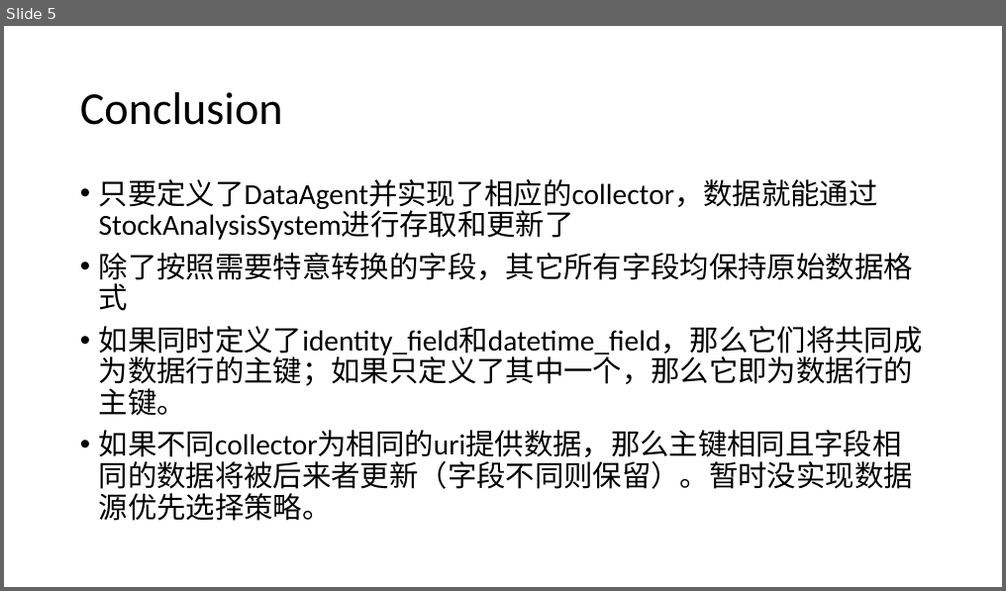
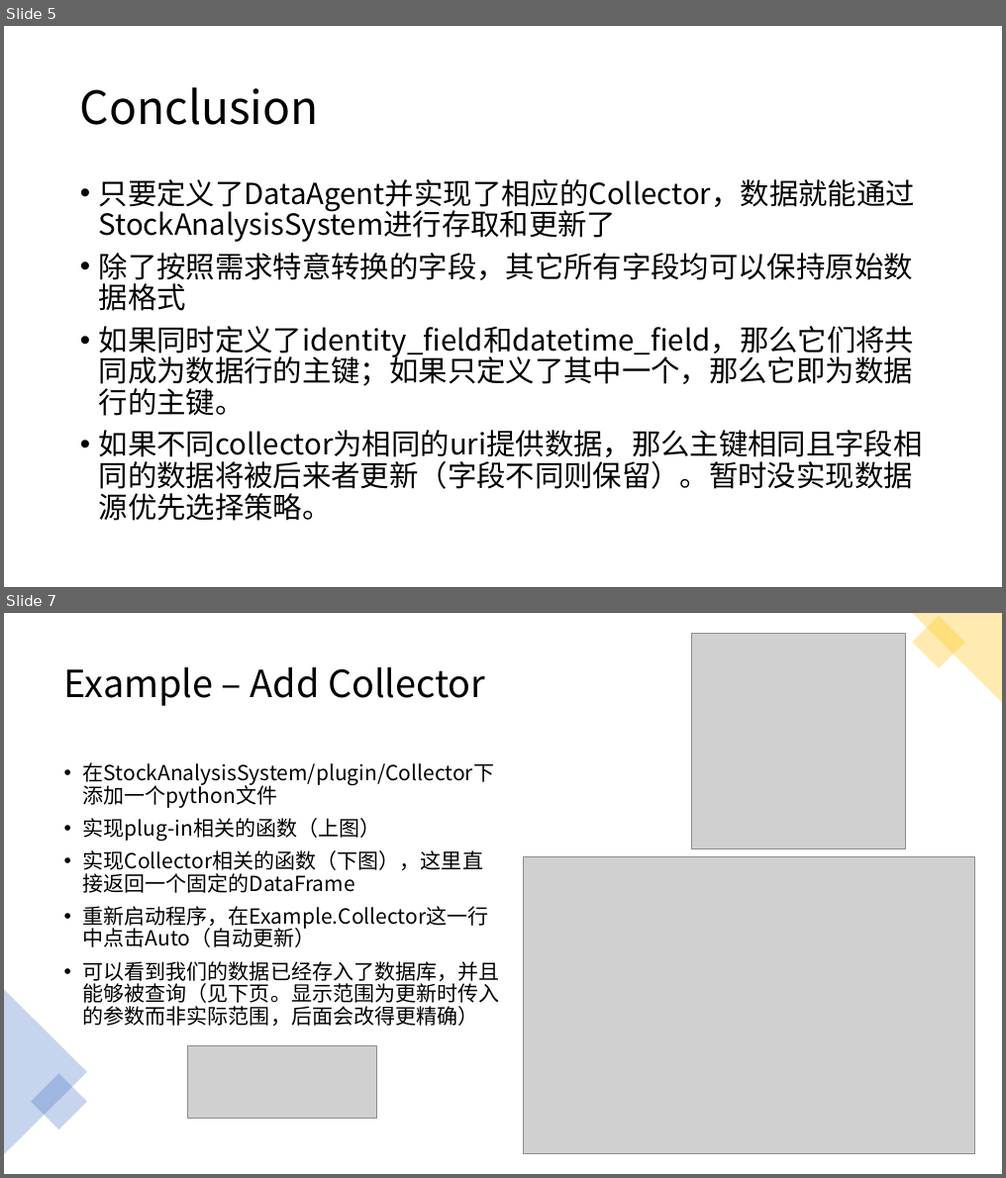
Before and after one commit to SleepySoft/StockAnalysisSystem, a slide deck: Doc/Presentation_How_To_Write_A_Collector.pptx. Shown one above the other, each under a label of ours: slide 5 before the commit, slides 5 and 7 after it; the slides between them are not shown. The pictures are 1006x591 and 1006x1178 pixels, drawn with LibreOffice and Linux fonts; fonts in the diff are those of the drawing; grey boxes stand for pictures. Boxes give left, top, right and bottom in pixels: in the first picture for what was removed or moved away, otherwise in the second. Text is boxed around its words. In the diff, an @@ line names an element or a change of style, - is before the commit and + after.

Commit message:
Add example to the document.

```diff
--- a/Doc/Presentation_How_To_Write_A_Collector.pptx
+++ b/Doc/Presentation_How_To_Write_A_Collector.pptx
@@ slide 7 added at bbox=[4, 613, 1002, 1174], background #FFFFFF @@
@@ picture added at bbox=[692, 633, 905, 849] @@
@@ triangle added at bbox=[912, 613, 1002, 703], fill #FFC000 at 30% opacity @@
@@ rectangle added at bbox=[913, 616, 965, 668], fill #FFC000 at 30% opacity @@
@@ title added at bbox=[64, 667, 486, 706], 36 pt, text #000000 @@
+Example – Add Collector
@@ text added at bbox=[83, 762, 500, 1026], 20 pt, text #000000 @@
+• 在StockAnalysisSystem/plugin/Collector下添加一个python文件
+• 实现plug-in相关的函数（上图）
+• 实现Collector相关的函数（下图），这里直接返回一个固定的DataFrame
+• 重新启动程序，在Example.Collector这一行中点击Auto（自动更新）
+• 可以看到我们的数据已经存入了数据库，并且能够被查询（见下页。显示范围为更新时传入的参数而非实际范围，后面会改得更精确）
@@ picture added at bbox=[524, 857, 976, 1155] @@
@@ triangle added at bbox=[4, 989, 87, 1155], fill #4472C4 at 30% opacity @@
@@ picture added at bbox=[188, 1046, 377, 1118] @@
@@ rectangle added at bbox=[31, 1073, 87, 1130], fill #4472C4 at 30% opacity @@
@@ slide 5 changed as well @@
@@ title "Conclusion" at bbox=[80, 87, 319, 125]: font Calibri to Noto Sans CJK SC @@
@@ text at bbox=[99, 179, 915, 311]: text changed; font Calibri to Noto Sans CJK SC @@
-• 只要定义了DataAgent并实现了相应的collector，数据就能通过StockAnalysisSystem进行存取和更新了
-• 除了按照需要特意转换的字段，其它所有字段均保持原始数据格式
+• 只要定义了DataAgent并实现了相应的Collector，数据就能通过StockAnalysisSystem进行存取和更新了
+• 除了按照需求特意转换的字段，其它所有字段均可以保持原始数据格式
@@ text at bbox=[99, 326, 923, 521]: font Calibri to Noto Sans CJK SC in "如果同时定义了identity_field和datetime_field，那么它们将共同成为数据行的主键；如果只定义了其 ...", "如果不同collector为相同的uri提供数据，那么主键相同且字段相同的数据将被后来者更新（字段不同则保留）。暂时没实 ..." @@
```
Also in this commit, not shown: 4 other slides changed, 3 other slides added.
